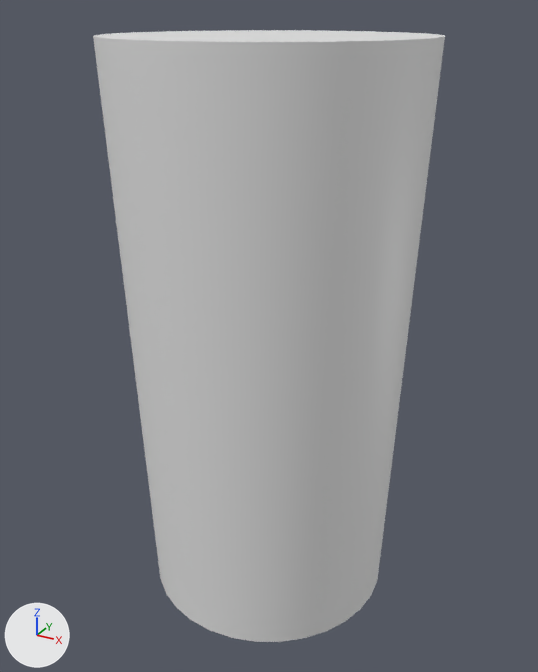
The FBX model Assets/Meshes/Water/WaterGlass.fbx: old version first, new version second.
Camera for both pictures: a 50 mm camera at (0.632, -1.15, 1.133) aimed at (0.0, -0.001, 0.558). Arrows for +X, +Y and +Z are at lower left; the lights stay in place. Where no turn or scale is listed for an object, it has been applied to the vertices.

Objects in the first picture: 'WaterGlass'.
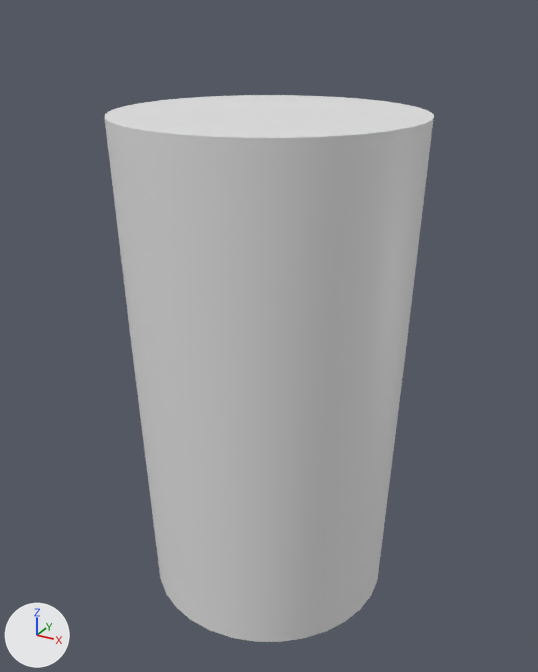
Pixel boxes (x1, y1, x2, y2) of what changed, in the pictures (538 x 672 px; the box of a moved part takes in the faces that stretch with it):
'WaterGlass', reshaped (6% narrower, 11% shorter)
    before: (93, 30, 445, 642)
    after: (104, 95, 434, 642)
part 1 of me_cylinder_001, moved or reshaped
    before: (93, 30, 445, 290)
    after: (104, 95, 434, 290)

Patch to the scene script:
```diff
--- a/Assets/Meshes/Water/WaterGlass.fbx.py
+++ b/Assets/Meshes/Water/WaterGlass.fbx.py
@@ me_cylinder_001 @@
 me_cylinder_001.from_pydata(...)  # 322 vertices, 322 faces; spans x -0.281..0.281, y -0.281..0.281, z 0.025..1.094
 # used by ob_waterglass; location = (0.0, 0.0, 0.0)
+# me_cylinder_001 part 1: all 194 vertices in x -0.281..0.281, y -0.281..0.281, z 1.055..1.094 are scaled about their middle by (0.977, 0.977, 1), then moved by (0.0, 0.0, -0.122)
 me_cylinder_001.materials.append(mat_material_006)
```
